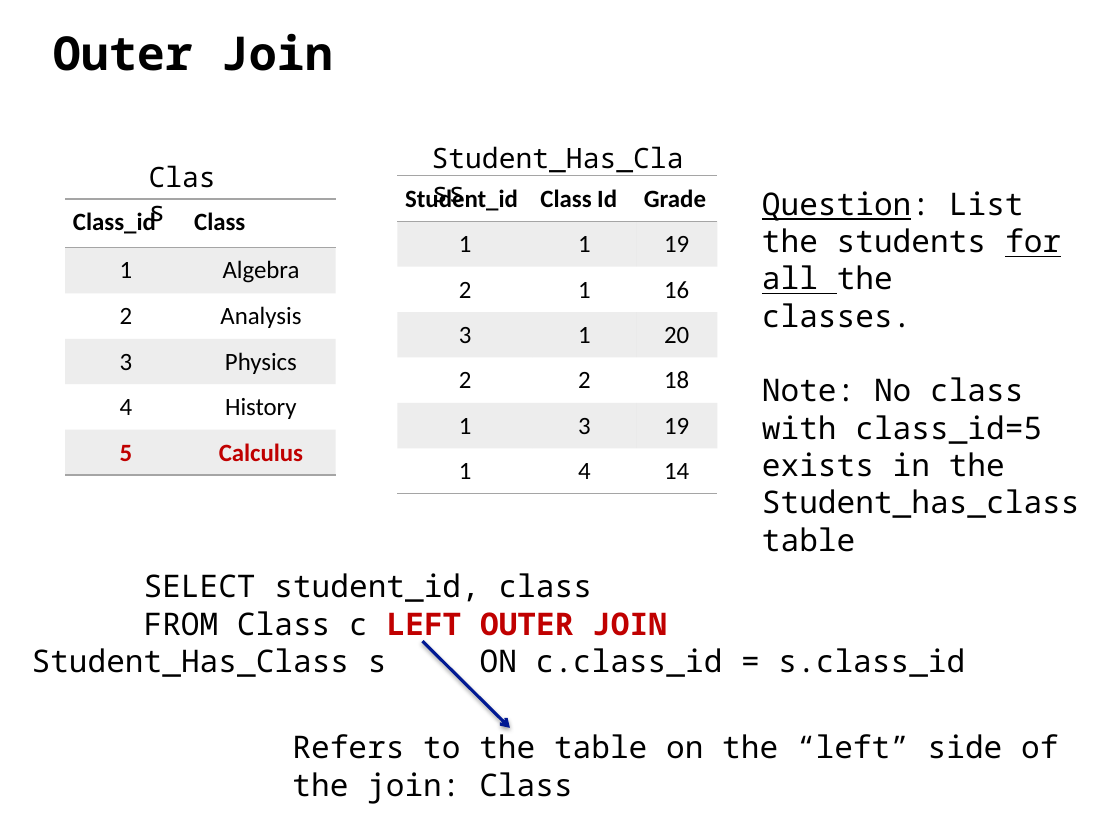
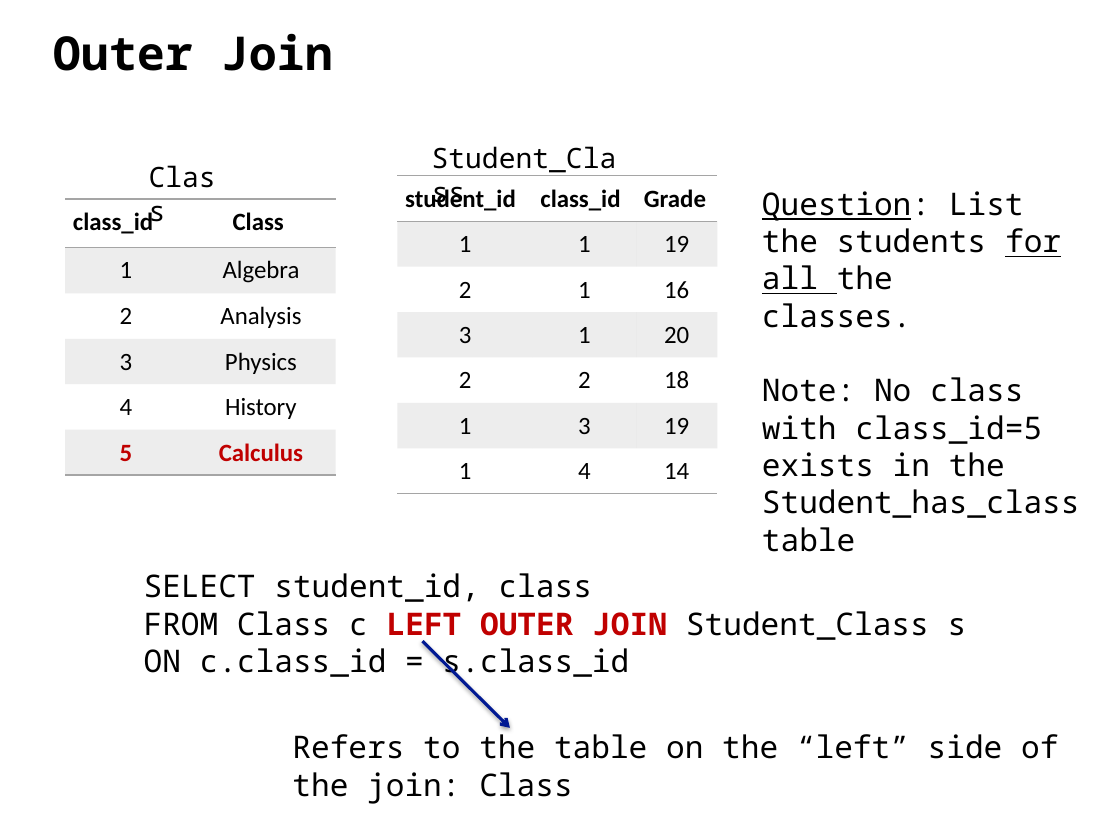
Before and after one commit to ipeirotis/introduction-to-databases, a slide deck: slide 12 of session4/C-SQL_Joins.pptx (slide 10 before the commit). Drawn at 1120x840 pixels with LibreOffice and Linux fonts; fonts in the diff are those of the drawing. Boxes give left, top, right and bottom in pixels: in the first picture for what was removed or moved away, otherwise in the second. Text is boxed around its words. In the diff, an @@ line names an element or a change of style, - is before the commit and + after.

```diff
--- a/session4/C-SQL_Joins.pptx
+++ b/session4/C-SQL_Joins.pptx
@@ text at [432,146,1080,518]: text changed @@
-Student_Has_Class
+Student_Class
@@ table at [398,176,717,494] @@
-row 1, column 1: Student_id
+row 1, column 1: student_id
-row 1, column 2: Class Id
+row 1, column 2: class_id
@@ table at [65,199,335,475] @@
-row 1, column 1: Class_id
+row 1, column 1: class_id
@@ alignment left to centre @@
@@ text at [144,611,967,680]: text changed @@
-FROM Class c LEFT OUTER JOIN Student_Has_Class s ON c.class_id = s.class_id
+FROM Class c LEFT OUTER JOIN Student_Class s ON c.class_id = s.class_id
```
Also in this commit, not shown: 3 other slides changed, 2 slides added.
